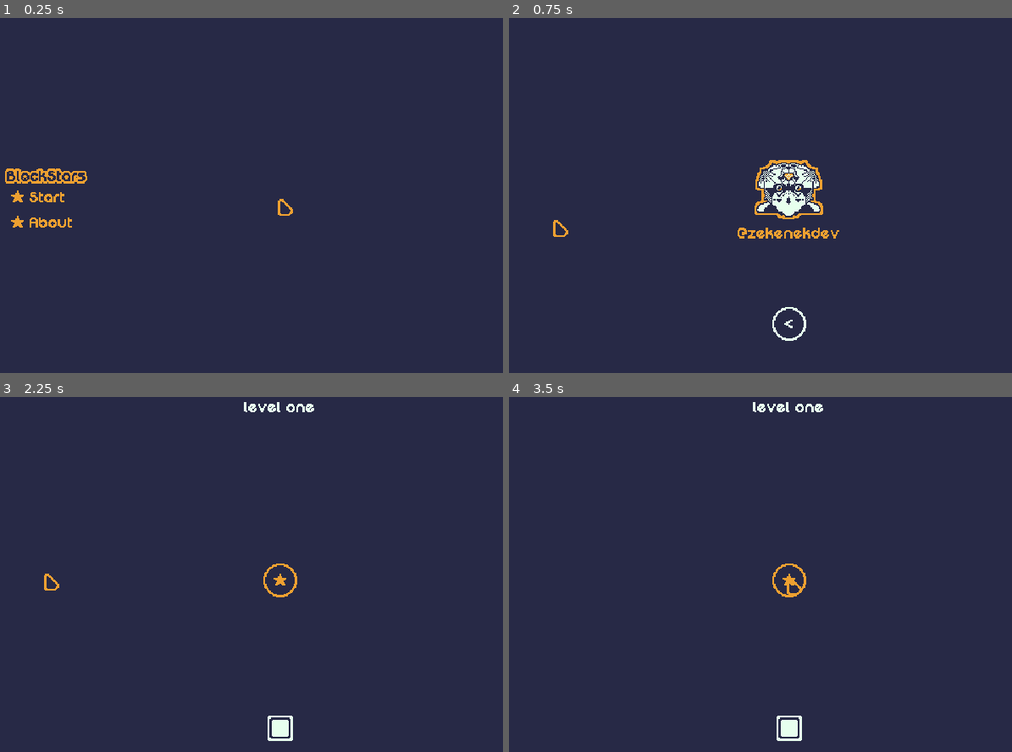
Above: before the commit, frames 1-4 (two rows, left to right).
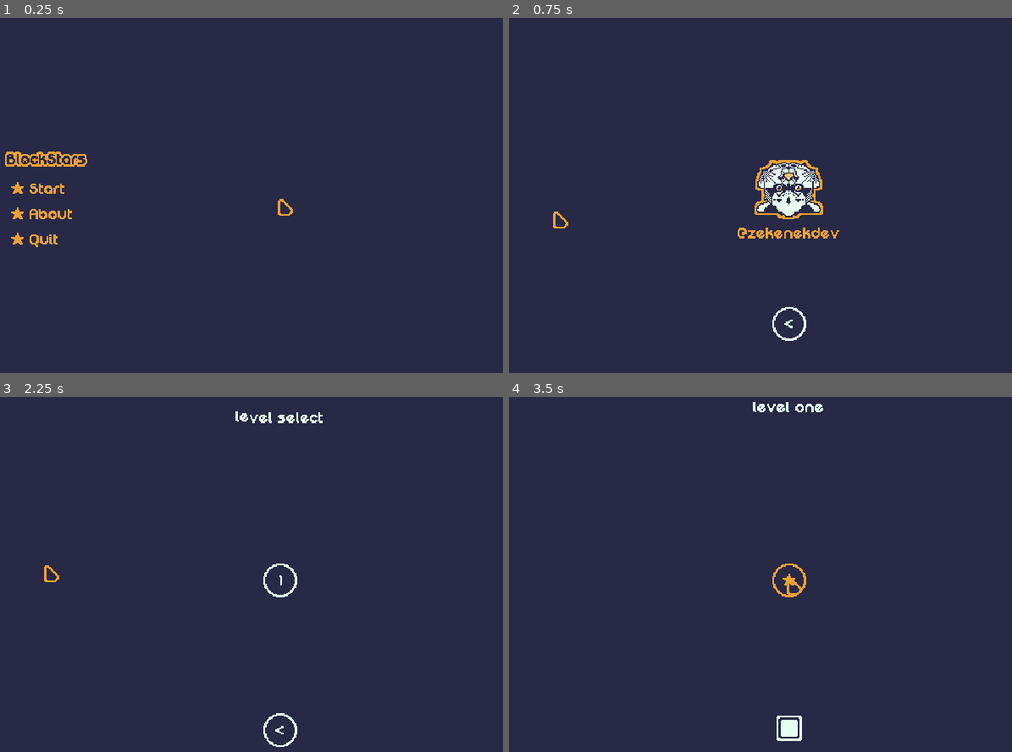
Above: after the commit, the same moments.

Repository: mrbartchak/brackeys-game-jam-2026.1
Game: Godot game, scene res://ui/screens/main_menu.tscn
The game is run twice, just before and just after one commit, with the same random seed, the same clock (stepped at 60 frames per second) and the same inputs. Before the commit the project starts from res://ui/main_menu.tscn.
Inputs (mouse positions are in pixels of both pictures, inside the frame that each line leads up to; where the layout moved, square brackets give the same spot in the first picture):
- Up to frame 1 (0.25 s): no input
- Up to frame 2 (0.75 s): click (554, 213) [554, 223] at 0.5 s
- Up to frame 3 (2.25 s): click (281, 702) at 1.25 s; click (45, 567) [45, 574] at 2 s
- Up to frame 4 (3.5 s): click (790, 581) at 2.75 s, where only the run after the commit has a clickable "1"

The runs differ from the first frame. In frame 1, 1.5% of the frame differs, in the area x 1-18%, y 37-65%; in frame 2, less than 0.1%; in frame 3, 1.0%; in frame 4, nothing differs.

Commit message:
feeling pretty decent about day 1 ngl

Diff:
--- /dev/null
+++ b/core/game_manager.gd
@@ -0,0 +1,23 @@
+extends Node
+
+const level_list: Dictionary = {
+	"level_01": preload("res://levels/level_data/level_01.tres")
+}
+
+var current_level_data: LevelData
+var completed_levels: Array[String] = []
+var unlocked_levels: Array[String] = []
+
+func _ready() -> void:
+	if unlocked_levels.is_empty():
+		unlocked_levels.append("level_01")
+
+func load_level(level_id: String) -> void:
+	if not level_list.has(level_id):
+		print("err: level does not exist")
+		return
+	if not unlocked_levels.has(level_id):
+		print("warn: level is locked")
+		return
+	current_level_data = level_list.get(level_id)
+	get_tree().change_scene_to_file("res://levels/level_manager.tscn")
--- a/levels/level_manager.gd
+++ b/levels/level_manager.gd
@@ -13,6 +13,7 @@
 @onready var block_container: Node2D = $Blocks
 
 func _ready() -> void:
+	level_data = GameManager.current_level_data
 	if level_data:
 		_build_level()
 
--- a/project.godot
+++ b/project.godot
@@ -16,7 +16,8 @@
 
 [autoload]
 
-Cursor="*res://cursor/cursor.tscn"
+Cursor="*res://ui/cursor/cursor.tscn"
+GameManager="*res://core/game_manager.gd"
 
 [display]
 
--- /dev/null
+++ b/ui/components/level_button.gd
@@ -0,0 +1,18 @@
+class_name LevelButton
+extends TextureButton
+
+@export var level_id: String
+@export var level_number: String
+
+@onready var level_label: Label = $LevelLabel
+
+func _ready() -> void:
+	self.pressed.connect(func():(
+		GameManager.load_level(level_id)))
+	self.mouse_entered.connect(func():
+		level_label.add_theme_color_override("font_color", "#272946"))
+	self.mouse_exited.connect(func():
+		level_label.add_theme_color_override("font_color", "#e7ffee"))
+
+	level_label.text = level_number if level_number else "NaN"
+	level_label.add_theme_color_override("font_color", "#e7ffee")
--- /dev/null
+++ b/ui/components/level_button.tscn
@@ -0,0 +1,32 @@
+[gd_scene load_steps=5 format=3 uid="uid://2bae1rloefoj"]
+
+[ext_resource type="Texture2D" uid="uid://dcwef65hc6sdq" path="res://ui/assets/level_buttons.png" id="1_vycqi"]
+[ext_resource type="Script" uid="uid://b8bgp866741yb" path="res://ui/components/level_button.gd" id="2_xj4ek"]
+
+[sub_resource type="AtlasTexture" id="AtlasTexture_xj4ek"]
+atlas = ExtResource("1_vycqi")
+region = Rect2(0, 0, 32, 32)
+
+[sub_resource type="AtlasTexture" id="AtlasTexture_2cptc"]
+atlas = ExtResource("1_vycqi")
+region = Rect2(0, 32, 32, 32)
+
+[node name="LevelButton" type="TextureButton"]
+offset_right = 32.0
+offset_bottom = 32.0
+texture_normal = SubResource("AtlasTexture_xj4ek")
+texture_pressed = SubResource("AtlasTexture_2cptc")
+texture_hover = SubResource("AtlasTexture_2cptc")
+texture_focused = SubResource("AtlasTexture_xj4ek")
+script = ExtResource("2_xj4ek")
+
+[node name="LevelLabel" type="Label" parent="."]
+custom_minimum_size = Vector2(27, 16)
+layout_mode = 0
+offset_left = 0.5
+offset_top = 9.0
+offset_right = 32.5
+offset_bottom = 25.0
+text = "0"
+horizontal_alignment = 1
+vertical_alignment = 1
--- a/cursor/cursor.tscn
+++ b/ui/cursor/cursor.tscn
@@ -1,7 +1,7 @@
 [gd_scene load_steps=3 format=3 uid="uid://dx2k2ckpl13vu"]
 
-[ext_resource type="Script" uid="uid://dc2ydwhgqbq8u" path="res://cursor/cursor.gd" id="1_g0wji"]
-[ext_resource type="Texture2D" uid="uid://b2mwy5yh4a048" path="res://cursor/cursor.png" id="1_isnha"]
+[ext_resource type="Script" uid="uid://dc2ydwhgqbq8u" path="res://ui/cursor/cursor.gd" id="1_g0wji"]
+[ext_resource type="Texture2D" uid="uid://b2mwy5yh4a048" path="res://ui/cursor/cursor.png" id="1_isnha"]
 
 [node name="Cursor" type="CanvasLayer"]
 script = ExtResource("1_g0wji")
--- a/ui/main_menu.gd
+++ /dev/null
@@ -1,13 +0,0 @@
-class_name MainMenu
-extends Control
-
-@onready var play_btn: TextureButton = %PlayButton
-@onready var about_btn: TextureButton = %AboutButton
-
-func _ready() -> void:
-	play_btn.pressed.connect(func():
-		get_tree().change_scene_to_file("res://levels/level_manager.tscn")
-	)
-	about_btn.pressed.connect(func():
-		get_tree().change_scene_to_file("res://ui/about.tscn")
-	)
--- a/ui/about.tscn
+++ b/ui/screens/about.tscn
@@ -2,7 +2,7 @@
 
 [ext_resource type="Texture2D" uid="uid://bjl7lxkwti3r6" path="res://ui/assets/avatar.png" id="1_2y2k4"]
 [ext_resource type="PackedScene" uid="uid://fh6ephdx8b5i" path="res://ui/components/back_button.tscn" id="2_ygndi"]
-[ext_resource type="PackedScene" uid="uid://0paxfqicjyju" path="res://ui/main_menu.tscn" id="3_0ca1n"]
+[ext_resource type="PackedScene" uid="uid://0paxfqicjyju" path="res://ui/screens/main_menu.tscn" id="3_0ca1n"]
 
 [sub_resource type="LabelSettings" id="LabelSettings_2y2k4"]
 font_color = Color(0.92941177, 0.627451, 0.19215687, 1)
--- /dev/null
+++ b/ui/screens/level_select.tscn
@@ -0,0 +1,75 @@
+[gd_scene load_steps=5 format=3 uid="uid://34iqac6l4mrg"]
+
+[ext_resource type="Texture2D" uid="uid://bmrsfka7pn13d" path="res://ui/assets/background.png" id="1_1n4qm"]
+[ext_resource type="PackedScene" uid="uid://fh6ephdx8b5i" path="res://ui/components/back_button.tscn" id="2_o583w"]
+[ext_resource type="PackedScene" uid="uid://2bae1rloefoj" path="res://ui/components/level_button.tscn" id="2_smnxl"]
+[ext_resource type="PackedScene" uid="uid://0paxfqicjyju" path="res://ui/screens/main_menu.tscn" id="3_s1i6o"]
+
+[node name="LevelSelect" type="Control"]
+layout_mode = 3
+anchors_preset = 15
+anchor_right = 1.0
+anchor_bottom = 1.0
+grow_horizontal = 2
+grow_vertical = 2
+
+[node name="Background" type="TextureRect" parent="."]
+layout_mode = 0
+offset_right = 40.0
+offset_bottom = 40.0
+texture = ExtResource("1_1n4qm")
+
+[node name="Header" type="CenterContainer" parent="."]
+layout_mode = 1
+anchors_preset = 10
+anchor_right = 1.0
+offset_bottom = 50.0
+grow_horizontal = 2
+
+[node name="Label" type="Label" parent="Header"]
+visible = false
+layout_mode = 2
+text = "level select"
+
+[node name="RichTextLabel" type="RichTextLabel" parent="Header"]
+custom_minimum_size = Vector2(100, 32)
+layout_mode = 2
+theme_override_colors/default_color = Color(0.90588236, 1, 0.93333334, 1)
+bbcode_enabled = true
+text = "[wave amp=30 freq=2]level select"
+scroll_active = false
+horizontal_alignment = 1
+vertical_alignment = 1
+
+[node name="HBoxContainer" type="HBoxContainer" parent="."]
+layout_mode = 1
+anchors_preset = 8
+anchor_left = 0.5
+anchor_top = 0.5
+anchor_right = 0.5
+anchor_bottom = 0.5
+offset_left = -16.0
+offset_top = -16.0
+offset_right = 16.0
+offset_bottom = 16.0
+grow_horizontal = 2
+grow_vertical = 2
+
+[node name="LevelButton" parent="HBoxContainer" instance=ExtResource("2_smnxl")]
+layout_mode = 2
+level_id = "level_01"
+level_number = "1"
+
+[node name="Footer" type="CenterContainer" parent="."]
+layout_mode = 1
+anchors_preset = 12
+anchor_top = 1.0
+anchor_right = 1.0
+anchor_bottom = 1.0
+offset_top = -76.0
+grow_horizontal = 2
+grow_vertical = 0
+
+[node name="BackButton" parent="Footer" instance=ExtResource("2_o583w")]
+layout_mode = 2
+back_scene = ExtResource("3_s1i6o")
--- /dev/null
+++ b/ui/screens/main_menu.gd
@@ -0,0 +1,14 @@
+class_name MainMenu
+extends Control
+
+@onready var play_btn: TextureButton = %PlayButton
+@onready var about_btn: TextureButton = %AboutButton
+@onready var quit_btn: TextureButton = %QuitButton
+
+func _ready() -> void:
+	play_btn.pressed.connect(func():
+		get_tree().change_scene_to_file("res://ui/screens/level_select.tscn"))
+	about_btn.pressed.connect(func():
+		get_tree().change_scene_to_file("res://ui/screens/about.tscn"))
+	quit_btn.pressed.connect(func():
+		get_tree().quit())
--- a/ui/main_menu.tscn
+++ b/ui/screens/main_menu.tscn
@@ -1,7 +1,7 @@
-[gd_scene load_steps=8 format=3 uid="uid://0paxfqicjyju"]
+[gd_scene load_steps=10 format=3 uid="uid://0paxfqicjyju"]
 
 [ext_resource type="Texture2D" uid="uid://vinpv2k76edh" path="res://ui/assets/logo.png" id="1_t7e0r"]
-[ext_resource type="Script" uid="uid://cgpsl8e1ategg" path="res://ui/main_menu.gd" id="1_wk0pr"]
+[ext_resource type="Script" uid="uid://cgpsl8e1ategg" path="res://ui/screens/main_menu.gd" id="1_wk0pr"]
 [ext_resource type="Texture2D" uid="uid://bh7tpsxvh1bv8" path="res://ui/assets/menu_buttons.png" id="2_0dkrt"]
 
 [sub_resource type="AtlasTexture" id="AtlasTexture_wk0pr"]
@@ -19,6 +19,14 @@
 [sub_resource type="AtlasTexture" id="AtlasTexture_8uxxo"]
 atlas = ExtResource("2_0dkrt")
 region = Rect2(68, 0, 68, 22)
+
+[sub_resource type="AtlasTexture" id="AtlasTexture_0rstm"]
+atlas = ExtResource("2_0dkrt")
+region = Rect2(136, 22, 68, 22)
+
+[sub_resource type="AtlasTexture" id="AtlasTexture_0qgu1"]
+atlas = ExtResource("2_0dkrt")
+region = Rect2(136, 0, 68, 22)
 
 [node name="MainMenu" type="Control"]
 layout_mode = 3
@@ -45,15 +53,19 @@
 offset_right = 198.0
 grow_vertical = 2
 
-[node name="MenuItems" type="VBoxContainer" parent="LeftGroup"]
+[node name="MenuButtons" type="VBoxContainer" parent="LeftGroup"]
 layout_mode = 2
 theme_override_constants/separation = 2
 
-[node name="TextureRect" type="TextureRect" parent="LeftGroup/MenuItems"]
+[node name="LogoMargins" type="MarginContainer" parent="LeftGroup/MenuButtons"]
+layout_mode = 2
+theme_override_constants/margin_bottom = 8
+
+[node name="Logo" type="TextureRect" parent="LeftGroup/MenuButtons/LogoMargins"]
 layout_mode = 2
 texture = ExtResource("1_t7e0r")
 
-[node name="PlayButton" type="TextureButton" parent="LeftGroup/MenuItems"]
+[node name="PlayButton" type="TextureButton" parent="LeftGroup/MenuButtons"]
 unique_name_in_owner = true
 custom_minimum_size = Vector2(66, 22)
 layout_mode = 2
@@ -62,7 +74,7 @@
 texture_hover = SubResource("AtlasTexture_0dkrt")
 texture_focused = SubResource("AtlasTexture_wk0pr")
 
-[node name="AboutButton" type="TextureButton" parent="LeftGroup/MenuItems"]
+[node name="AboutButton" type="TextureButton" parent="LeftGroup/MenuButtons"]
 unique_name_in_owner = true
 custom_minimum_size = Vector2(66, 22)
 layout_mode = 2
@@ -70,3 +82,12 @@
 texture_pressed = SubResource("AtlasTexture_8uxxo")
 texture_hover = SubResource("AtlasTexture_8uxxo")
 texture_focused = SubResource("AtlasTexture_rmr83")
+
+[node name="QuitButton" type="TextureButton" parent="LeftGroup/MenuButtons"]
+unique_name_in_owner = true
+custom_minimum_size = Vector2(66, 22)
+layout_mode = 2
+texture_normal = SubResource("AtlasTexture_0rstm")
+texture_pressed = SubResource("AtlasTexture_0qgu1")
+texture_hover = SubResource("AtlasTexture_0qgu1")
+texture_focused = SubResource("AtlasTexture_0rstm")
Not shown, added: core/game_manager.gd.uid
Binary file added: ui/assets/level_buttons.png
Not shown, added: ui/assets/level_buttons.png.import
Not shown, added: ui/components/level_button.gd.uid
Renamed: cursor/cursor.gd -> ui/cursor/cursor.gd
Renamed: cursor/cursor.gd.uid -> ui/cursor/cursor.gd.uid
Renamed: cursor/cursor.png -> ui/cursor/cursor.png
Not shown, changed: ui/cursor/cursor.png.import
Renamed: ui/main_menu.gd.uid -> ui/screens/main_menu.gd.uid
